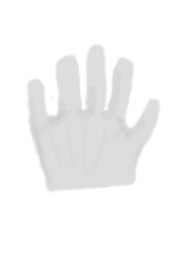
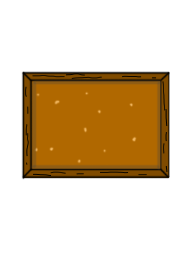
Layer changes from the first 188x268 image to the second:
added layer "Layer 4" above "Rectangle 1" over [21, 71, 170, 180]
added layer "Rectangle 1" above "Layer 3" over [23, 73, 169, 178]
hid "Layer 1", painted on it over [26, 43, 162, 194]
